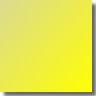
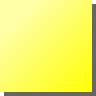
Revision of a layered (96, 96) image; what changed, layer by layer:
moved "Drop Shadow" above "图层", painted on it over left=0, top=0, right=96, bottom=96
added layer "图层 #4" above "图层 #1" over left=0, top=0, right=92, bottom=92
hid "图层 #1", painted on it over left=0, top=0, right=92, bottom=92
